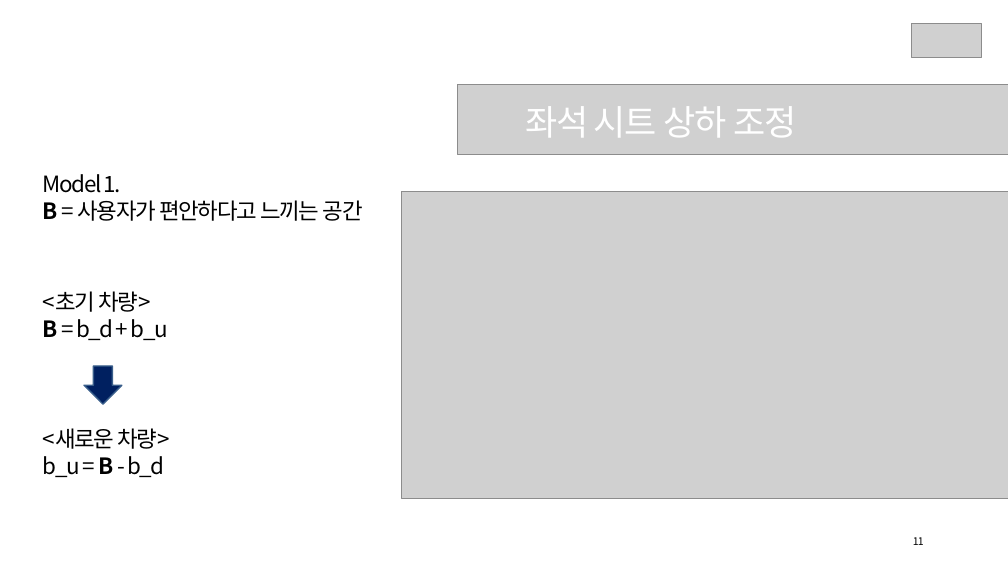
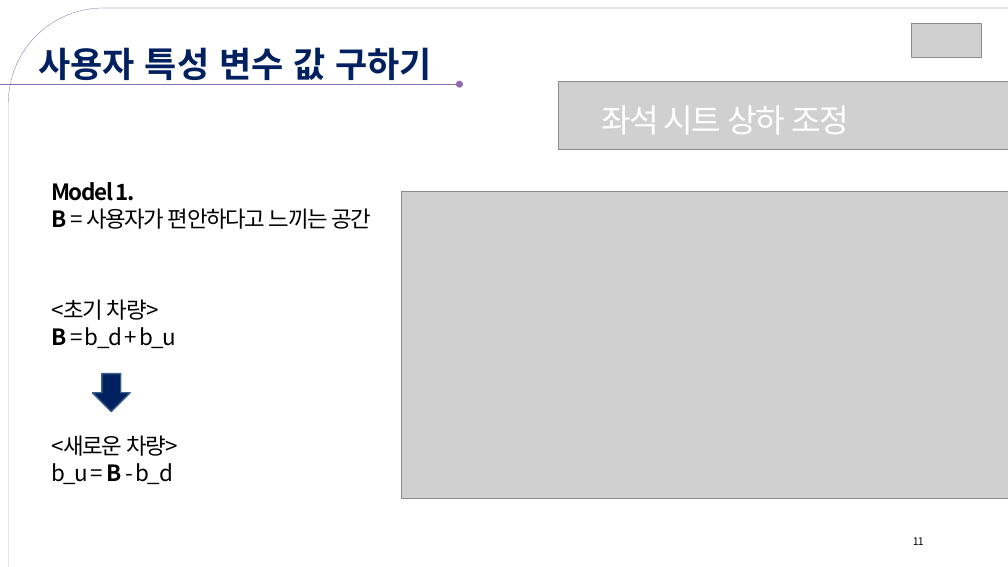
Before and after one commit to hyedinion/DrivePosition, a slide deck: slide 11 of SL_차량용어플리케이션아이디어_Hustar.pptx. Drawn at 1008x567 pixels with LibreOffice and Linux fonts; fonts in the diff are those of the drawing; grey boxes stand for pictures; background and template pictures are left out. Boxes give left, top, right and bottom in pixels: in the first picture for what was removed or moved away, otherwise in the second. Text is boxed around its words. In the diff, an @@ line names an element or a change of style, - is before the commit and + after.

```diff
--- a/SL_차량용어플리케이션아이디어_Hustar.pptx
+++ b/SL_차량용어플리케이션아이디어_Hustar.pptx
@@ round rect added at [9, 8, 1008, 567], outline #FFFFFF 0.25 pt @@
@@ text added at [39, 47, 432, 85], 50 pt, text #002060, bold @@
+사용자 특성 변수 값 구하기
@@ arrow added from (0, 84) to (460, 84), #906DB2 0.75 pt @@
@@ picture: place and size @@
-picture at [457, 84, 1008, 154]
+picture at [558, 82, 1008, 149]
@@ text "좌석 시트 상하 조정": place and size @@
-text "좌석 시트 상하 조정" at [526, 106, 796, 137]
+text "좌석 시트 상하 조정" at [601, 106, 849, 134]
@@ text "좌석 시트 상하 조정" at [601, 106, 849, 134]: size 50 to 46 pt @@
@@ text at [51, 182, 134, 201]: bold on in "Model 1." @@
@@ 2 texts, 1 down arrow: place and size @@
-2 texts, 1 down arrow at [43, 174, 363, 404]
+2 texts, 1 down arrow at [51, 182, 371, 412]
@@ text "<새로운 차량>": place and size @@
-text "<새로운 차량>" at [43, 428, 170, 477]
+text "<새로운 차량>" at [51, 435, 178, 484]
```
Also in this commit, not shown: 16 other slides changed, 1 slide added, 1 slide removed.
